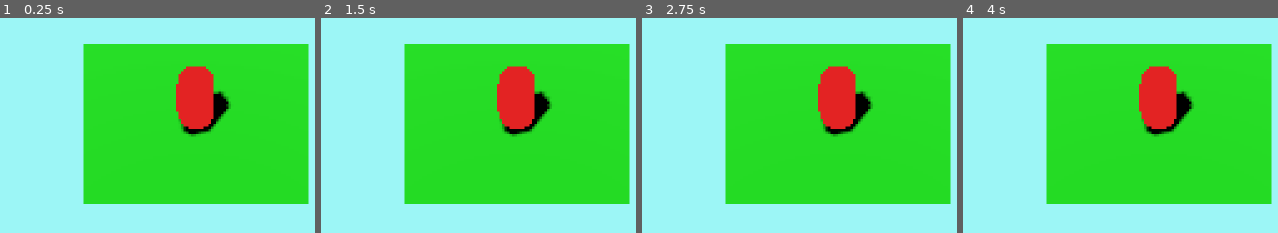
Above: before the commit, frames 1-4 (left to right).
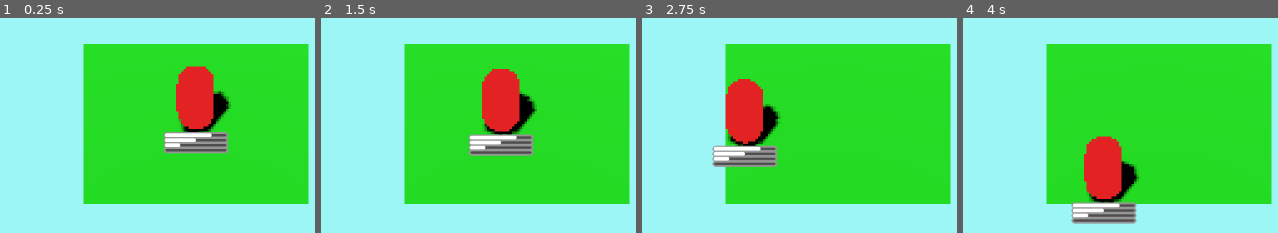
Above: after the commit, the same moments.

Repository: greatbrick0/ComboCombat
Game: Godot game, scene res://Scenes/MainScene.tscn
The game is run twice, just before and just after one commit, with the same random seed, the same clock (stepped at 60 frames per second) and the same inputs.
Inputs (mouse positions are in pixels of both pictures, inside the frame that each line leads up to):
- Up to frame 1 (0.25 s): no input
- Up to frame 2 (1.5 s): tap Enter at 0.5 s; move the mouse to (outside the picture) at 0.52 s; hold Right (ui_right) 0.53-1.28 s; tap W (MiddleTool) at 0.6, 1.35 s; tap Space at 1.25 s; move the mouse to (355, 147) at 1.27 s; hold Down (ui_down) from 1.28 s (still down)
- Up to frame 3 (2.75 s): move the mouse to (919, 24) at 2.02 s; release Down (ui_down) at 2.03 s; hold Right (ui_right) from 2.03 s (still down); tap W (MiddleTool) at 2.1 s
- Up to frame 4 (4 s): move the mouse to (1120, 213) at 2.77 s; release Right (ui_right) at 2.78 s; hold Up (ui_up) 2.78-3.53 s; tap W (MiddleTool) at 2.85, 3.6 s; move the mouse to (outside the picture) at 3.52 s; hold Left (ui_left) from 3.53 s (still down)

The runs differ from the first frame. In frame 1, 2.1% of the frame differs, in the area x 51-73%, y 53-64%; in frame 2, 6.0%; in frame 3, 10%, in the area x 22-74%, y 22-70%; in frame 4, 10%.

Commit message:
Added Movement

Diff:
--- /dev/null
+++ b/CombatUiTheme1.tres
@@ -0,0 +1,28 @@
+[gd_resource type="Theme" load_steps=3 format=3 uid="uid://omi6nhgcn2v8"]
+
+[sub_resource type="StyleBoxFlat" id="StyleBoxFlat_4ibbj"]
+bg_color = Color(0.300781, 0.300781, 0.300781, 1)
+border_width_left = 3
+border_width_top = 3
+border_width_right = 3
+border_width_bottom = 3
+border_color = Color(0.589844, 0.589844, 0.589844, 1)
+corner_radius_top_left = 6
+corner_radius_top_right = 6
+corner_radius_bottom_right = 6
+corner_radius_bottom_left = 6
+expand_margin_left = 2.0
+expand_margin_top = 2.0
+expand_margin_right = 2.0
+expand_margin_bottom = 2.0
+
+[sub_resource type="StyleBoxFlat" id="StyleBoxFlat_1dusj"]
+bg_color = Color(1, 1, 1, 1)
+corner_radius_top_left = 6
+corner_radius_top_right = 6
+corner_radius_bottom_right = 6
+corner_radius_bottom_left = 6
+
+[resource]
+ProgressBar/styles/background = SubResource("StyleBoxFlat_4ibbj")
+ProgressBar/styles/fill = SubResource("StyleBoxFlat_1dusj")
--- /dev/null
+++ b/Scenes/health_bar.tscn
@@ -0,0 +1,59 @@
+[gd_scene load_steps=3 format=3 uid="uid://cwgxjycmg3u78"]
+
+[ext_resource type="Theme" uid="uid://omi6nhgcn2v8" path="res://CombatUiTheme1.tres" id="1_8f6cw"]
+[ext_resource type="Script" path="res://Scripts/health_bar.gd" id="1_kwrvr"]
+
+[node name="HealthBar" type="Node2D"]
+script = ExtResource("1_kwrvr")
+segments = 24
+
+[node name="ProgressBar" type="ProgressBar" parent="."]
+anchors_preset = 5
+anchor_left = 0.5
+anchor_right = 0.5
+offset_left = -50.0
+offset_top = 15.0
+offset_right = 50.0
+offset_bottom = 21.0
+grow_horizontal = 2
+theme = ExtResource("1_8f6cw")
+value = 75.0
+show_percentage = false
+
+[node name="ProgressBar2" type="ProgressBar" parent="."]
+anchors_preset = 5
+anchor_left = 0.5
+anchor_right = 0.5
+offset_left = -50.0
+offset_top = 23.0
+offset_right = 50.0
+offset_bottom = 29.0
+grow_horizontal = 2
+theme = ExtResource("1_8f6cw")
+value = 50.0
+show_percentage = false
+
+[node name="ProgressBar3" type="ProgressBar" parent="."]
+anchors_preset = 5
+anchor_left = 0.5
+anchor_right = 0.5
+offset_left = -50.0
+offset_top = 31.0
+offset_right = 50.0
+offset_bottom = 37.0
+grow_horizontal = 2
+theme = ExtResource("1_8f6cw")
+value = 25.0
+show_percentage = false
+
+[node name="ProgressBar4" type="ProgressBar" parent="."]
+anchors_preset = 5
+anchor_left = 0.5
+anchor_right = 0.5
+offset_left = -50.0
+offset_top = 39.0
+offset_right = 50.0
+offset_bottom = 45.0
+grow_horizontal = 2
+theme = ExtResource("1_8f6cw")
+show_percentage = false
--- a/Scenes/player.tscn
+++ b/Scenes/player.tscn
@@ -1,7 +1,10 @@
-[gd_scene load_steps=4 format=3 uid="uid://cw4r3ip4tw2ip"]
+[gd_scene load_steps=7 format=3 uid="uid://cw4r3ip4tw2ip"]
 
 [ext_resource type="Script" path="res://Scripts/player.gd" id="1_677ad"]
 [ext_resource type="Material" uid="uid://dffhf65r1361u" path="res://Materials/Color1.tres" id="1_kwdtd"]
+[ext_resource type="Script" path="res://Scripts/movement.gd" id="3_73kb4"]
+[ext_resource type="Script" path="res://Scripts/ui_tracker.gd" id="4_4mxan"]
+[ext_resource type="PackedScene" uid="uid://cwgxjycmg3u78" path="res://Scenes/health_bar.tscn" id="5_8ny3w"]
 
 [sub_resource type="CapsuleMesh" id="CapsuleMesh_l83w6"]
 
@@ -12,3 +15,10 @@
 transform = Transform3D(1, 0, 0, 0, 1, 0, 0, 0, 1, 0, 1, 0)
 material_override = ExtResource("1_kwdtd")
 mesh = SubResource("CapsuleMesh_l83w6")
+
+[node name="Movement" type="Node3D" parent="."]
+script = ExtResource("3_73kb4")
+
+[node name="UiTracker" type="Node3D" parent="."]
+script = ExtResource("4_4mxan")
+trackerObj = ExtResource("5_8ny3w")
--- /dev/null
+++ b/Scripts/health_bar.gd
@@ -0,0 +1,7 @@
+extends Node2D
+
+@export var segments: int = 4
+
+func _ready():
+	for ii in range(len(get_children())):
+		get_child(ii).visible = segments/6 >= ii
--- /dev/null
+++ b/Scripts/movement.gd
@@ -0,0 +1,18 @@
+extends Node3D
+
+@export var maxDistance: float = 2.5
+@export var travelSpeed: float = 2.0
+@export var cooldownTime: float = 1.0
+var timeSinceUse: float = 0.0
+
+func _process(delta):
+	if(timeSinceUse >= cooldownTime):
+		if(Input.is_action_just_pressed("MiddleTool")):
+			if(get_parent().MatchPattern([1]) or get_parent().MatchPattern([2])):
+				get_parent().MoveCommand(VecUtilities.MouseWorldPos(get_viewport().get_camera_3d()), travelSpeed * 5.0, maxDistance * 1.5)
+			else:
+				get_parent().MoveCommand(VecUtilities.MouseWorldPos(get_viewport().get_camera_3d()), travelSpeed, maxDistance)
+			get_parent().RecordAction(0)
+			timeSinceUse = 0.0
+	else:
+		timeSinceUse += 1.0 * delta
--- a/Scripts/player.gd
+++ b/Scripts/player.gd
@@ -17,6 +17,7 @@
 	global_position += xyz(moveDir * moveSpeed * delta)
 
 func MoveCommand(newTargetPos: Vector2, newMoveSpeed: float, maxDist: float) -> void:
+	newTargetPos = VecUtilities.RoundToGrid(newTargetPos)
 	movePos = xy(global_position) + (newTargetPos - xy(global_position)).limit_length(maxDist)
 	moveSpeed = newMoveSpeed
 
--- a/Scripts/ui_tracker.gd
+++ b/Scripts/ui_tracker.gd
@@ -21,6 +21,4 @@
 
 func _process(delta):
 	if(trackPos):
-		var posScale = 720 / get_viewport().get_camera_3d().size
-		instance.global_position.x = global_position.x * posScale + (1280 / 2)
-		instance.global_position.y = global_position.z * posScale / 1.41421 + (720 / 2)
+		instance.global_position = VecUtilities.ScreenPos(global_position, get_viewport().get_camera_3d())
--- /dev/null
+++ b/Scripts/vec_utilities.gd
@@ -0,0 +1,19 @@
+extends Node
+
+func MouseWorldPos(cam: Camera3D) -> Vector2:
+	var output: Vector2 = get_viewport().get_mouse_position()
+	var posScale: float = 720 / cam.size
+	output -= Vector2(1280 / 2, 720 / 2)
+	output /= posScale
+	output.y *= 1.41421
+	return output
+
+func ScreenPos(vec3: Vector3, cam: Camera3D) -> Vector2:
+	var output: Vector2
+	var posScale: float = 720 / cam.size
+	output.x = vec3.x * posScale + (1280 / 2)
+	output.y = vec3.z * posScale / 1.41421 + (720 / 2)
+	return output
+
+func RoundToGrid(vec2: Vector2) -> Vector2:
+	return Vector2(round(vec2.x * 8) / 8, round(vec2.y * 8) / 8)
--- a/project.godot
+++ b/project.godot
@@ -14,6 +14,10 @@
 run/main_scene="res://Scenes/MainScene.tscn"
 config/features=PackedStringArray("4.3", "GL Compatibility")
 config/icon="res://Sprites/icon.svg"
+
+[autoload]
+
+VecUtilities="*res://Scripts/vec_utilities.gd"
 
 [display]
 
